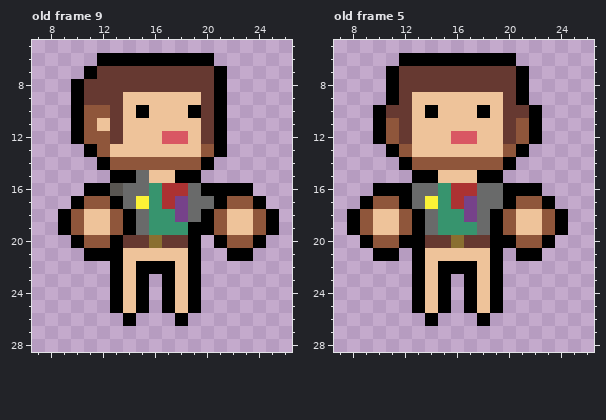
Two versions of one pixel-art file, Assets/_Sprites/PlayerSprite.aseprite. The picture above was drawn from the file before the commit.
32x32 pixels, 12 frames. Shown: old frame 9: x 7..26, y 5..28; old frame 5: x 7..26, y 5..28. The commit also changed other frames, which this record leaves out.
After:
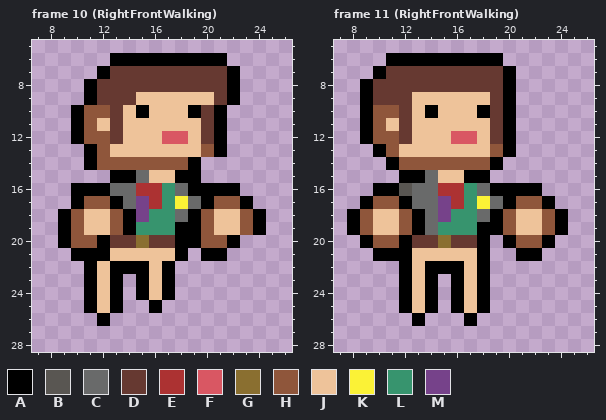
Palette (. is transparent): A #000000  B #595652  C #696a6a  D #663931  E #ac3232  F #d95763  G #8a6f30  H #8f563b  J #eec39a  K #fbf236  L #37946e  M #76428a
A new or re-ordered frame is compared with the old frame closest to it.
Author's note on the commit: Added back walking animation
What changed:
frames 12 -> 15
Frame 10 (RightFrontWalking) is new; against old frame 9:
y 6: x 12 A -> .; x 21 . -> A
y 7: x 11..12 AD -> .A; x 21..22 A. -> DA
y 8: x 10..11 AD -> .A; x 21..22 A. -> DA
y 9: x 10..11 AD -> .A; x 14 J -> D; x 20..22 DA. -> JDA
y 14: x 11..12 .A -> AH; x 19..20 HA -> A.
y 16: x 10 . -> A; x 13 B -> C; x 15..19 CLEEC -> EELCA; x 23 A -> .
y 17: x 15..18 KLEM -> MELK; x 20..21 CA -> AH; x 23..24 HA -> A.
y 18: x 15 C -> M; x 18..21 MCAH -> CAHJ; x 23..25 JHA -> HA.
y 19: x 15 C -> L; x 18 L -> A; x 20..21 AH -> HJ; x 23..25 JHA -> HA.
y 20: x 9..10 .A -> AH; x 12..13 HA -> AD; x 15..16 DG -> GD; x 18 D -> A; x 20..24 .AHHA -> HHA..
y 21: x 10 . -> A; x 13 A -> J; x 18..23 JA..AA -> A.AA..
y 22: x 11..12 .. -> AJ; x 14 J -> A; x 16 A -> J; x 18..19 JA -> ..
y 23..24: x 11..12 .. -> AJ; x 14 J -> .; x 16 . -> J; x 18..19 JA -> ..
y 25: x 11..12 .. -> AJ; x 14..19 JA.AJA -> ..A...
y 26: x 12 . -> A; x 14 A -> .; x 18 A -> .
Frame 11 (RightFrontWalking) is new; against old frame 5, layers "Head", "Body":
y 6: x 11 . -> A; x 20 A -> .
y 7: x 10..11 .A -> AD; x 20..21 DA -> A.
y 8: x 9..11 ..A -> ADD; x 20..21 DA -> A.
y 9: x 9..11 ..A -> ADD; x 19..21 JDA -> DA.
y 10: x 9..11 .AD -> AHH; x 19..22 JDDA -> DA..
y 11: x 9..11 .AH -> AHJ; x 19..22 JDHA -> DA..
y 12: x 9..10 .A -> AH; x 19..22 JDHA -> DA..
y 13: x 10..12 .AH -> AHJ; x 19..21 JHA -> HA.
y 14: x 11..12 .A -> AH; x 19..20 HA -> A.
y 15: x 12 . -> A; x 14 A -> C; x 17 J -> A; x 19 A -> .
y 16: x 12 A -> B; x 15 L -> E; x 17 E -> L; x 19 C -> A
y 17: x 14..15 KL -> CM; x 17..18 MC -> LK
y 18: x 15 L -> M; x 17 M -> L
y 19: x 18 C -> A
y 20: x 13 A -> D; x 15..16 DG -> GD; x 18..19 DA -> A.
y 21: x 12..13 .A -> AJ; x 18..19 JA -> A.
y 22: x 12..14 .AJ -> AJA; x 17..19 AJA -> JA.
y 23..25: x 12..19 .AJA.AJA -> AJA.AJA.
y 26: x 13..14 .A -> A.; x 17..18 .A -> A.
Pixel boxes of the changes (left, top, right, bottom) in both pictures:
changed: (71, 53, 136, 105)
changed: (201, 53, 240, 105)
changed: (58, 157, 279, 326)
changed: (360, 53, 542, 326)
